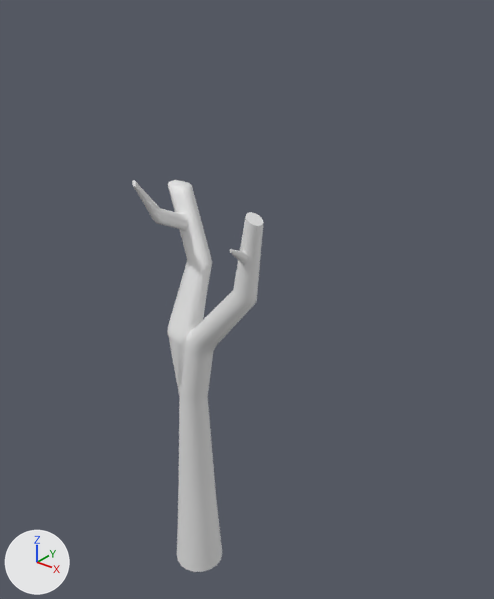
The FBX model Assets/_Art/3D Assets/usable_assets/exterior_assets/tree.fbx as it was, and as the next commit left it.
One viewpoint serves both versions: a camera (50 mm lens) standing at (3.91, -4.05, 5.85) and looking at (0.26, 0.51, 3.01). Lighting does not change. The marker at lower left points along +X, +Y and +Z. The picture after the commit comes second. Where no turn or scale is listed for an object, it has been applied to the vertices.

Before the edit, the objects in view are built like this:
```python
me_mesh = bpy.data.meshes.new('Mesh')
me_mesh.from_pydata(...)  # 984 vertices, 1964 faces; spans x -0.64..0.82, y -0.33..0.58, z 0.0..4.26
ob_tree = bpy.data.objects.new('tree', me_mesh)
ob_tree.location = (0.0, 0.0, 0.0)
```
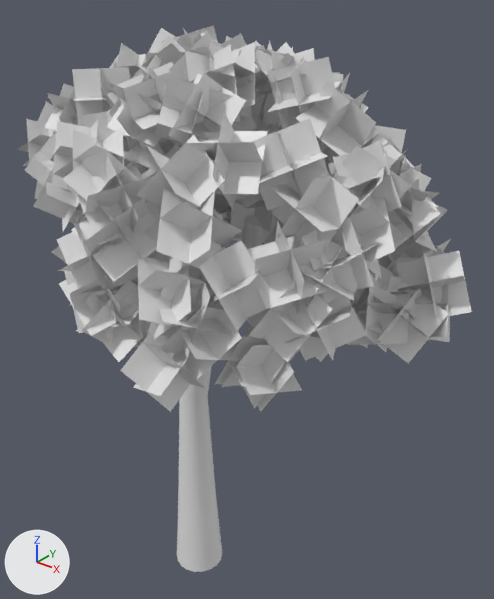
Commit message: Tree leaves

Location of each change, [x1, y1, x2, y2] in pixels of the pictures (494 x 599 px):
'leaves', added
    after: [16, 25, 472, 412]

Patch to the scene script:
```diff
--- a/Assets/_Art/3D Assets/usable_assets/exterior_assets/tree.fbx.py
+++ b/Assets/_Art/3D Assets/usable_assets/exterior_assets/tree.fbx.py
@@ me_plane_007 @@
+me_plane_007.from_pydata(...)  # 3408 vertices, 852 faces; spans x -2.47..2.25, y -1.54..2.31, z -0.95..1.33
@@ ob_leaves @@
+ob_leaves = bpy.data.objects.new('leaves', me_plane_007)
+ob_leaves.location = (0.22, -0.19, 4.09)
```
